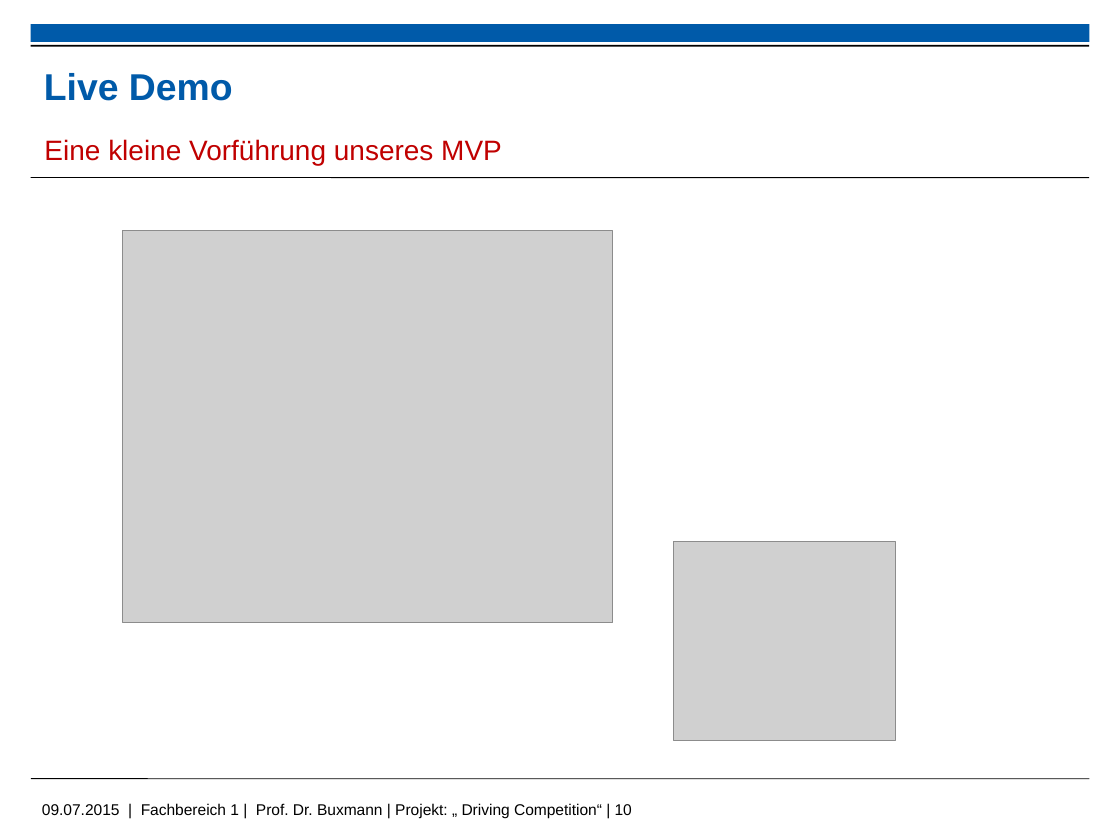
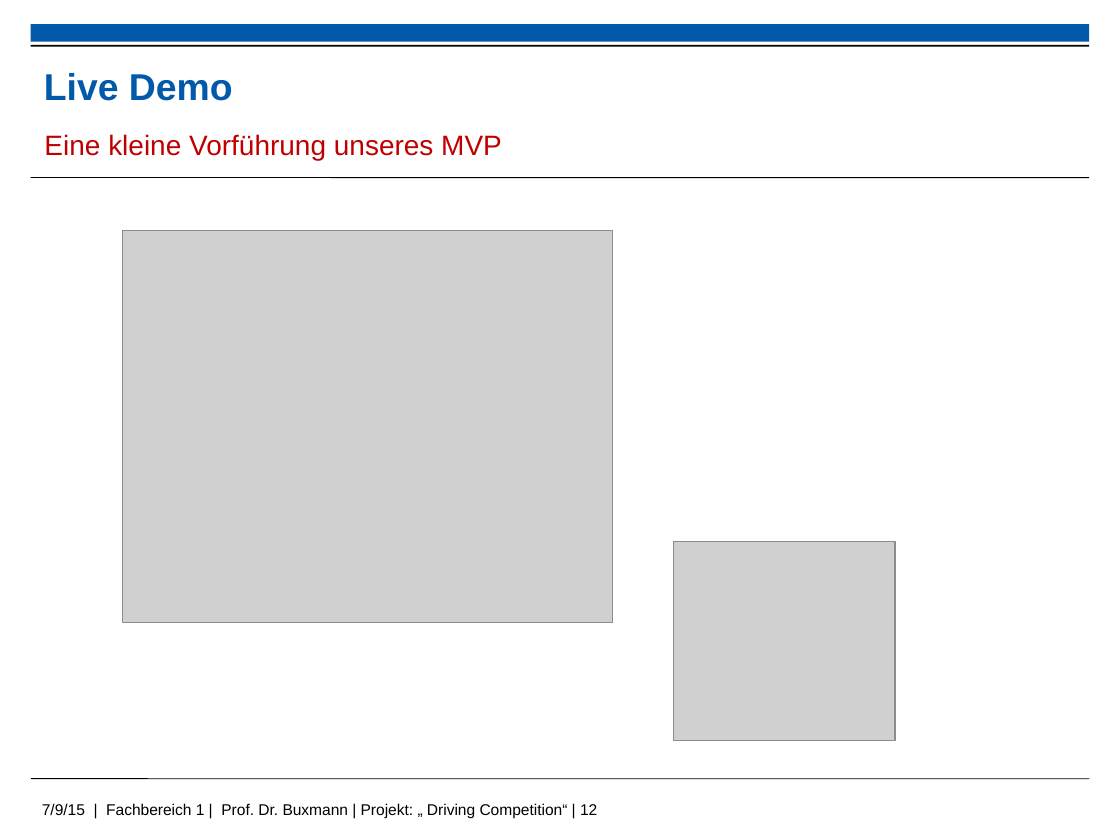
Before and after one commit to kolhagen/drivingcompetition, a slide deck: slide 12 of Big Data - Driving Compitiion.pptx (slide 10 before the commit). Drawn at 1120x840 pixels with LibreOffice and Linux fonts; fonts in the diff are those of the drawing; grey boxes stand for pictures; background and template pictures are left out. Boxes give left, top, right and bottom in pixels: in the first picture for what was removed or moved away, otherwise in the second. Text is boxed around its words. In the diff, an @@ line names an element or a change of style, - is before the commit and + after.

```diff
--- a/Big Data - Driving Compitiion.pptx
+++ b/Big Data - Driving Compitiion.pptx
@@ text "Eine kleine Vorführung unseres MVP" at [44, 134, 502, 160]: indent changed; line spacing 1.3 to 1; less space between paragraphs @@
@@ text at [42, 803, 597, 819]: text changed @@
-09.07.2015 | Fachbereich 1 | Prof. Dr. Buxmann | Projekt: „ Driving Competition“ | 10
+7/9/15 | Fachbereich 1 | Prof. Dr. Buxmann | Projekt: „ Driving Competition“ | 12
```
Also in this commit, not shown: 12 other slides changed, 4 slides added, 2 slides removed.
